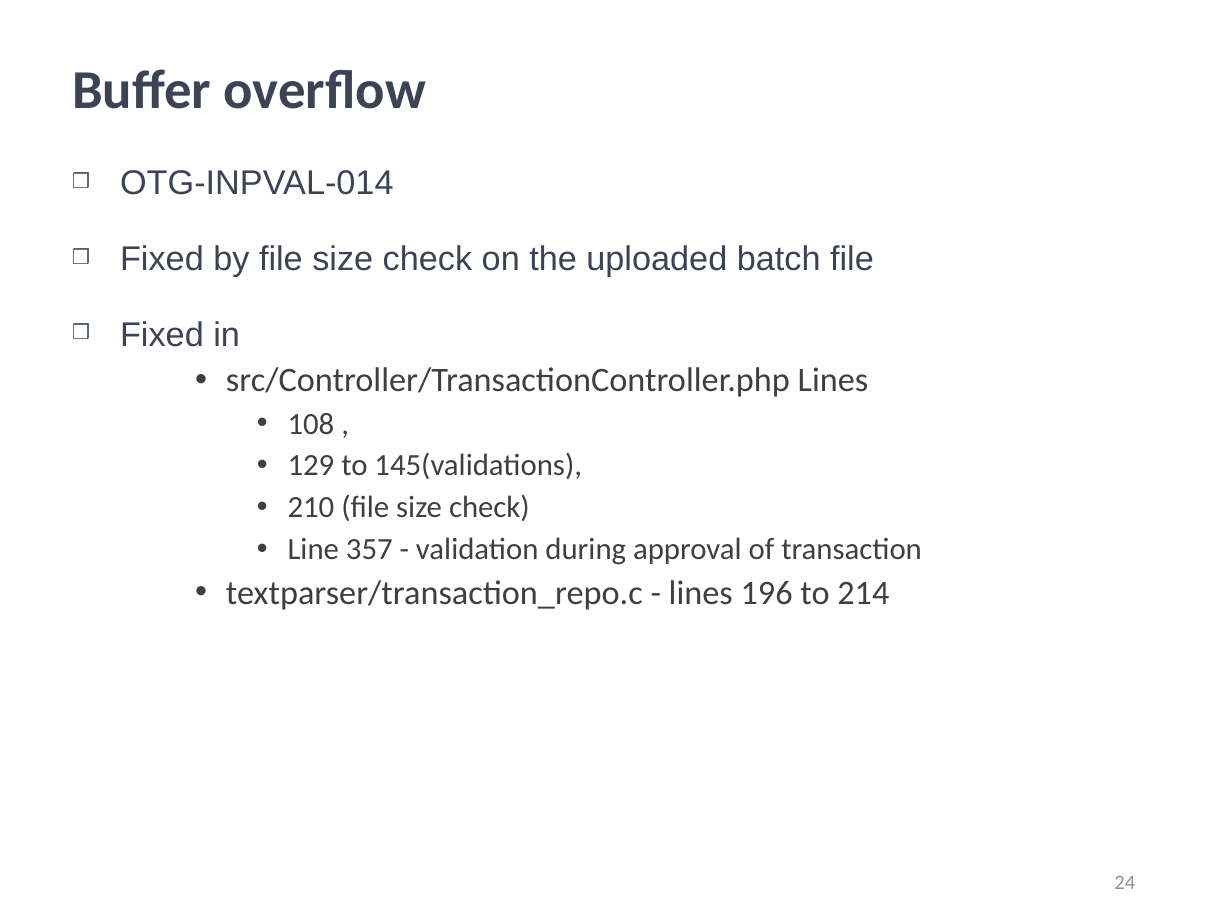
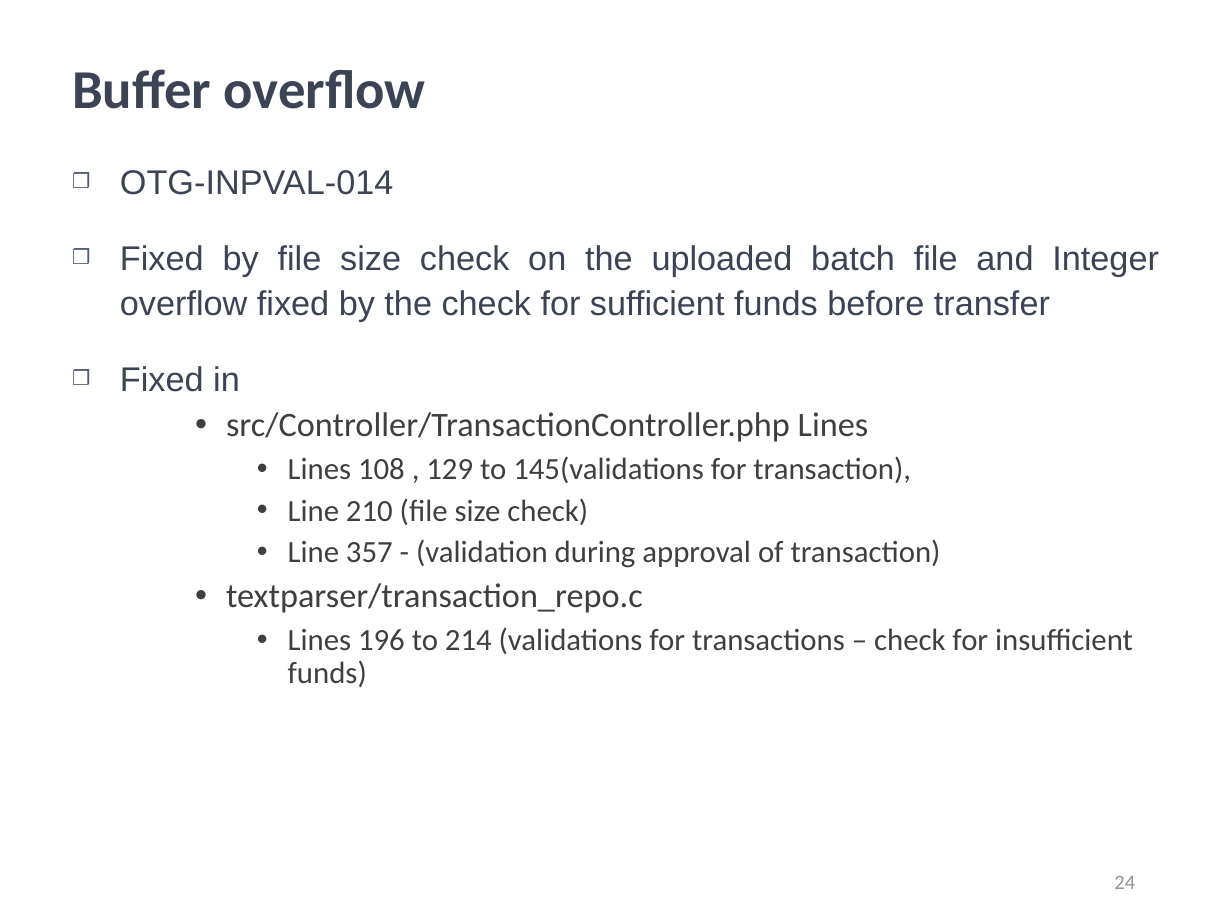
Before and after one commit to kwuerl/secure-coding-team-8, a slide deck: slide 24 of presentations/Phase3.ppt. Drawn at 1232x924 pixels with LibreOffice and Linux fonts; fonts in the diff are those of the drawing; background and template pictures are left out. Boxes give left, top, right and bottom in pixels: in the first picture for what was removed or moved away, otherwise in the second. Text is boxed around its words. In the diff, an @@ line names an element or a change of style, - is before the commit and + after.

Commit message:
minor change in ppt

```diff
--- a/presentations/Phase3.ppt
+++ b/presentations/Phase3.ppt
@@ text at (120,245,1159,322): text changed @@
-❒ Fixed by file size check on the uploaded batch file
+❒ Fixed by file size check on the uploaded batch file and Integer overflow fixed by the check for sufficient funds before transfer
@@ text at (226,456,1133,687): text changed @@
-      • 108 ,
-      • 129 to 145(validations),
-      • 210 (file size check)
-      • Line 357 - validation during approval of transaction
-    • textparser/transaction_repo.c - lines 196 to 214
+      • Lines 108 , 129 to 145(validations for transaction),
+      • Line 210 (file size check)
+      • Line 357 - (validation during approval of transaction)
+    • textparser/transaction_repo.c
+      • Lines 196 to 214 (validations for transactions – check for insufficient funds)
```
Also in this commit, not shown: 9 other slides changed.
